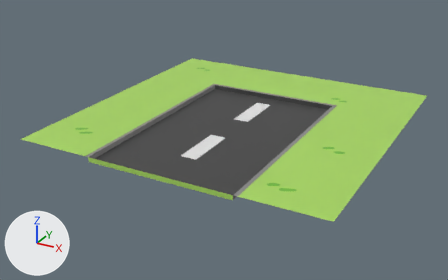
One commit to the Blender file Assets/Blender/end.blend: the scene before it, then after it.
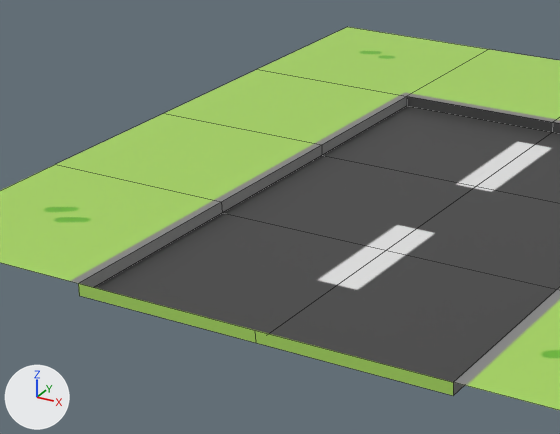
Each version is shown whole from a camera (50 mm lens) standing at (1.76, -3.444, 1.516) and looking at (-0.075, -0.109, -0.151), then close up on the part from 13% to 61% of the width and 17% to 77% of the height. Lighting does not change. The marker at lower left points along +X, +Y and +Z. The close-ups show mesh edges as thin lines.
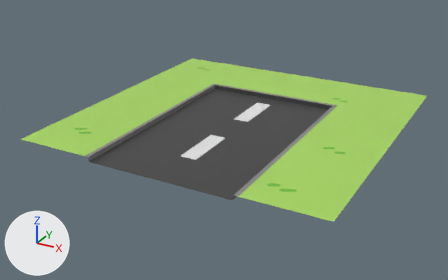
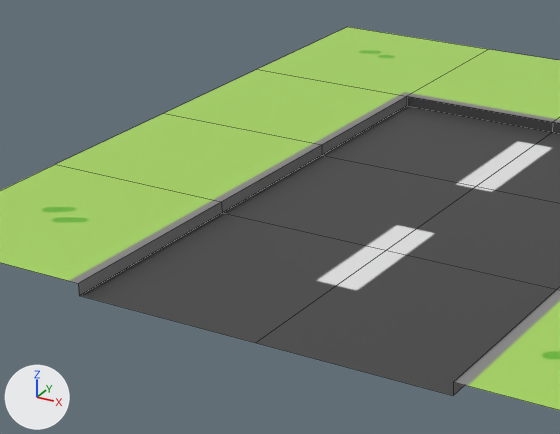
The change, as a list of edits to the scene's bpy script:
```text
Change me_plane:
    used by ob_plane; location = (0.0, 0.0, 0.0)
    verts and faces of me_plane; kept vertices keep their numbers, new ones are numbered from 35
    before: 7 (-0.47, -1.0, 0.0) at pixel (78, 283), 8 (0.0, -1.0, 0.0) at pixel (254, 330), 9 (0.47, -1.0, 0.0) at pixel (453, 382), 23 (-0.47, -1.0, -0.03) at pixel (79, 295), 24 (0.0, -1.0, -0.03) at pixel (255, 342)
    before: 25 (0.47, -1.0, -0.03) at pixel (453, 395)
    remove me_plane.from_pydata(...)  # 35 vertices, 26 faces; spans x -1.0..1.0, y -1.0..1.0, z -0.03..0.0
    add me_plane.from_pydata(...)  # 34 vertices, 24 faces; spans x -1.0..1.0, y -1.0..1.0, z -0.03..0.0
    me_plane part 1
    add delete_vertices([8])  # with the faces that use them
```

What differs and where, as boxes (x1, y1, x2, y2) in the close-ups (560 x 434 px):
part 1 of me_plane, deleted (green): before (78, 283, 453, 396)
